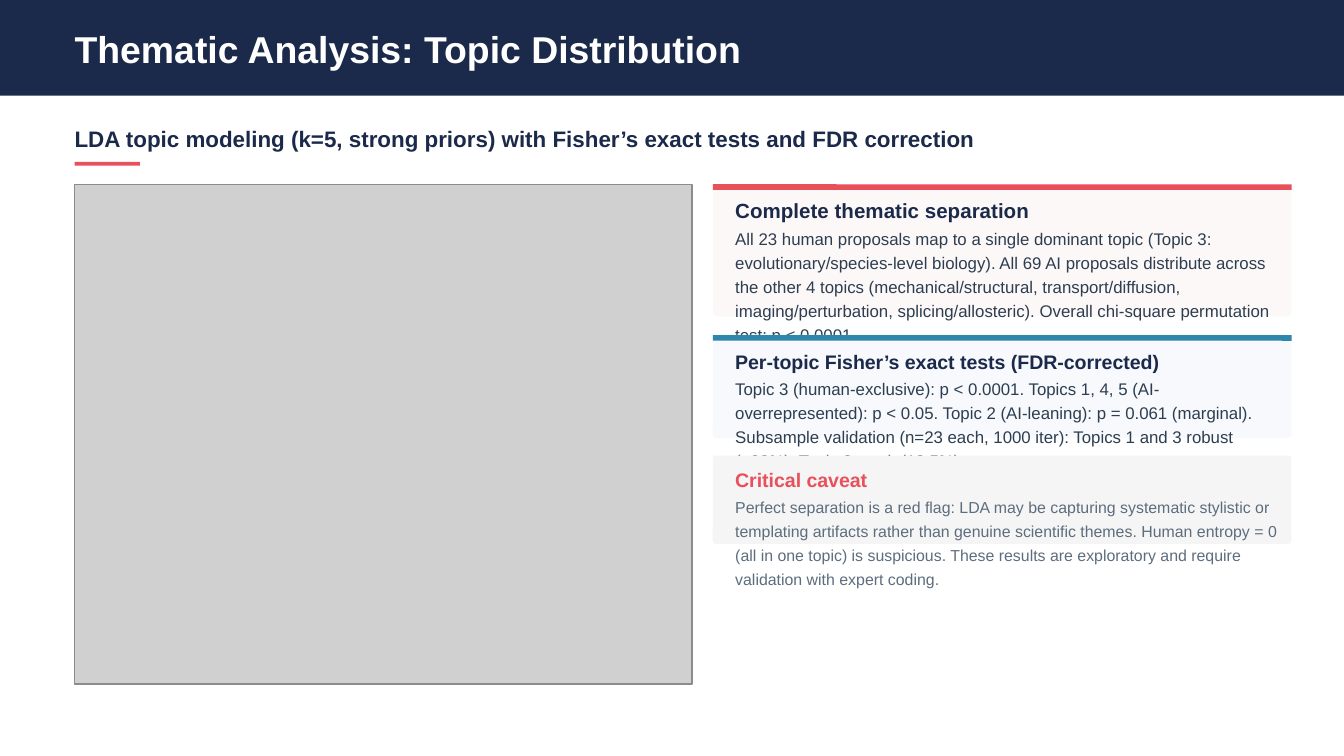
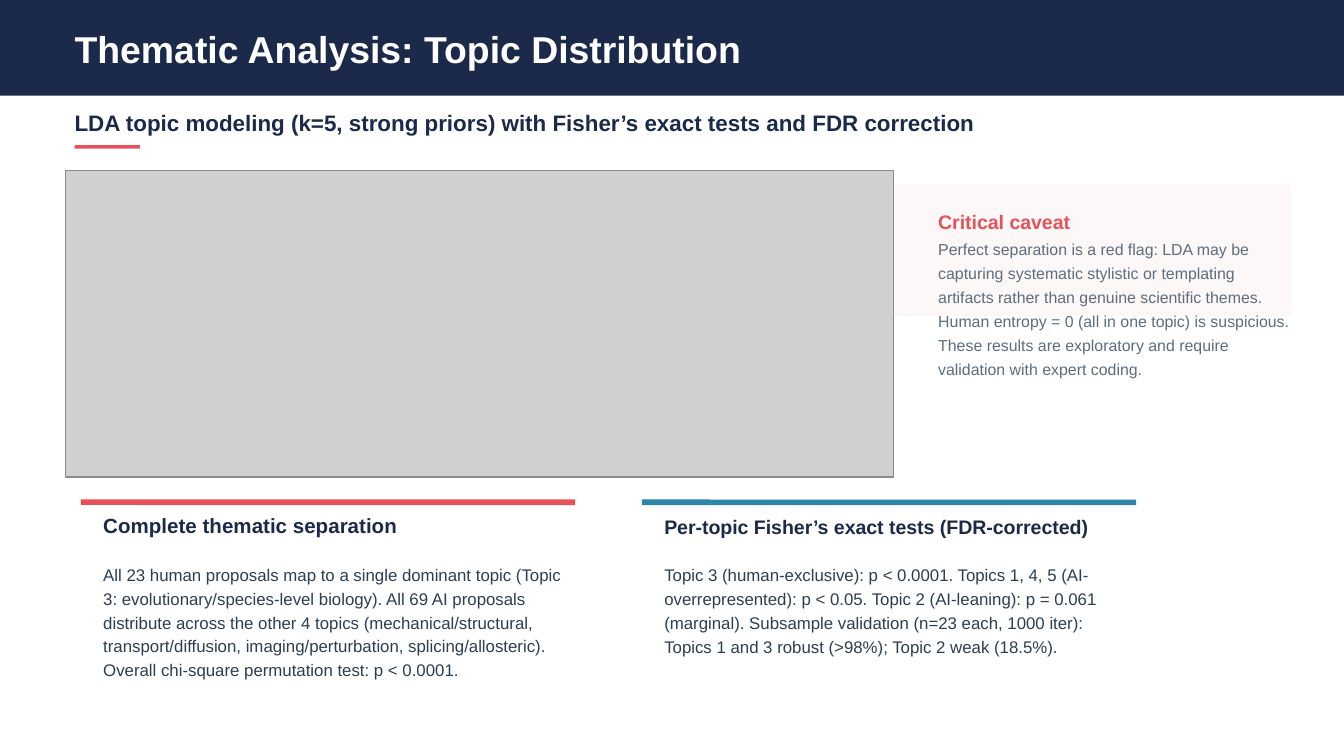
Before and after one commit to eveyhuang/human-AI-proposal, a slide deck: slide 12 of results/diversity_analysis_presentation_baseline.pptx (slide 11 before the commit). Drawn at 1344x756 pixels with LibreOffice and Linux fonts; fonts in the diff are those of the drawing; grey boxes stand for pictures. Boxes give left, top, right and bottom in pixels: in the first picture for what was removed or moved away, otherwise in the second. Text is boxed around its words. In the diff, an @@ line names an element or a change of style, - is before the commit and + after.

```diff
--- a/results/diversity_analysis_presentation_baseline.pptx
+++ b/results/diversity_analysis_presentation_baseline.pptx
@@ text "LDA topic modeling (k=5, strong ...": place and size @@
-text "LDA topic modeling (k=5, strong ..." at box(75, 130, 974, 152)
+text "LDA topic modeling (k=5, strong ..." at box(75, 114, 974, 136)
@@ rectangle: place and size @@
-rectangle at box(75, 161, 141, 165)
+rectangle at box(75, 145, 141, 149)
@@ picture: place and size @@
-picture at box(75, 184, 692, 684)
+picture at box(66, 171, 894, 477)
@@ text "Critical caveat": place and size @@
-text "Critical caveat" at box(735, 473, 868, 487)
+text "Critical caveat" at box(938, 215, 1071, 229)
@@ text "Perfect separation is a red ..." rewrapped from box(735, 501, 1277, 589) to box(938, 243, 1289, 379) @@
@@ rounded rectangle removed at box(712, 335, 1292, 438) @@
@@ rounded rectangle removed at box(712, 456, 1292, 544) @@
@@ line moved from (712, 187) - (1292, 187) to (81, 503) - (575, 503) @@
@@ line moved from (712, 337) - (1292, 337) to (642, 503) - (1136, 503) @@
@@ text "Complete thematic separation": place and size @@
-text "Complete thematic separation" at box(735, 203, 1029, 223)
+text "Complete thematic separation" at box(103, 518, 397, 538)
@@ text "Per-topic Fisher’s exact tests (FDR-corrected)": place and size @@
-text "Per-topic Fisher’s exact tests (FDR-corrected)" at box(735, 354, 1159, 373)
+text "Per-topic Fisher’s exact tests (FDR-corrected)" at box(664, 519, 1088, 538)
@@ text "All 23 human proposals map ..." rewrapped from box(735, 233, 1270, 321) to box(103, 569, 561, 680) @@
@@ text "Topic 3 (human-exclusive): p < ..." rewrapped from box(735, 383, 1252, 456) to box(664, 569, 1096, 657) @@
```
Also in this commit, not shown: 14 other slides changed, 4 slides added, 15 other files.
